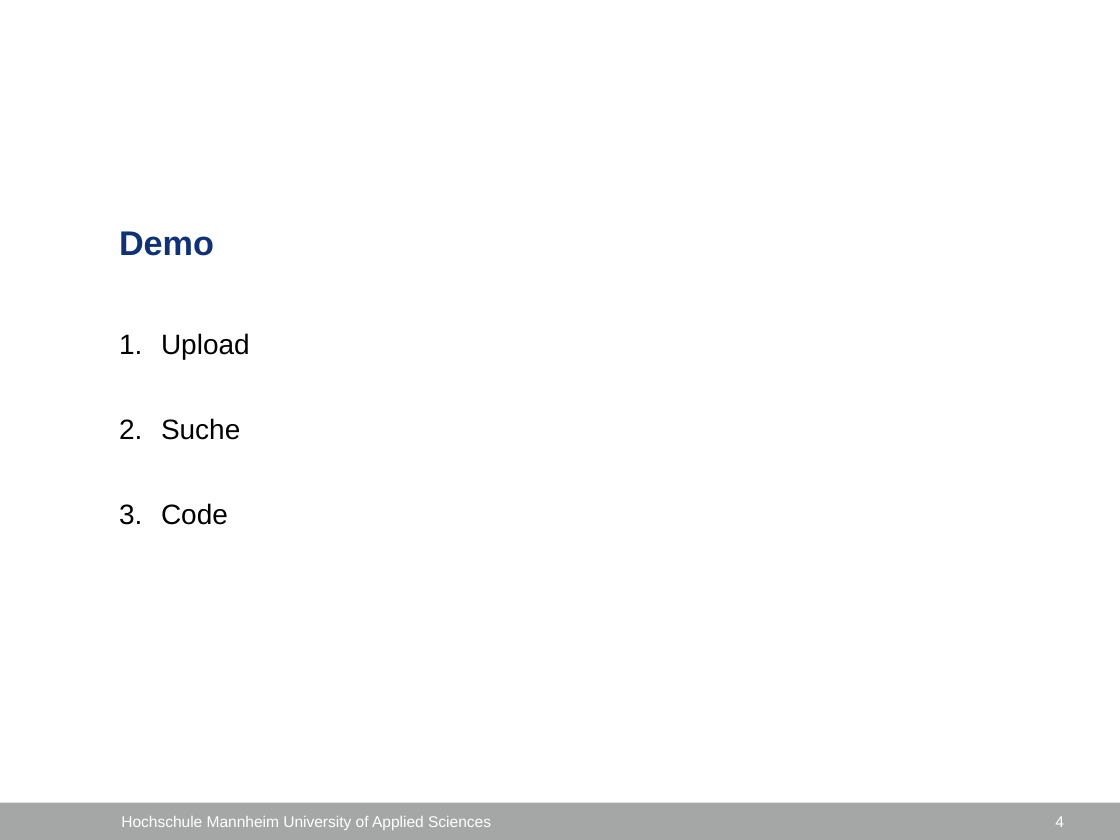
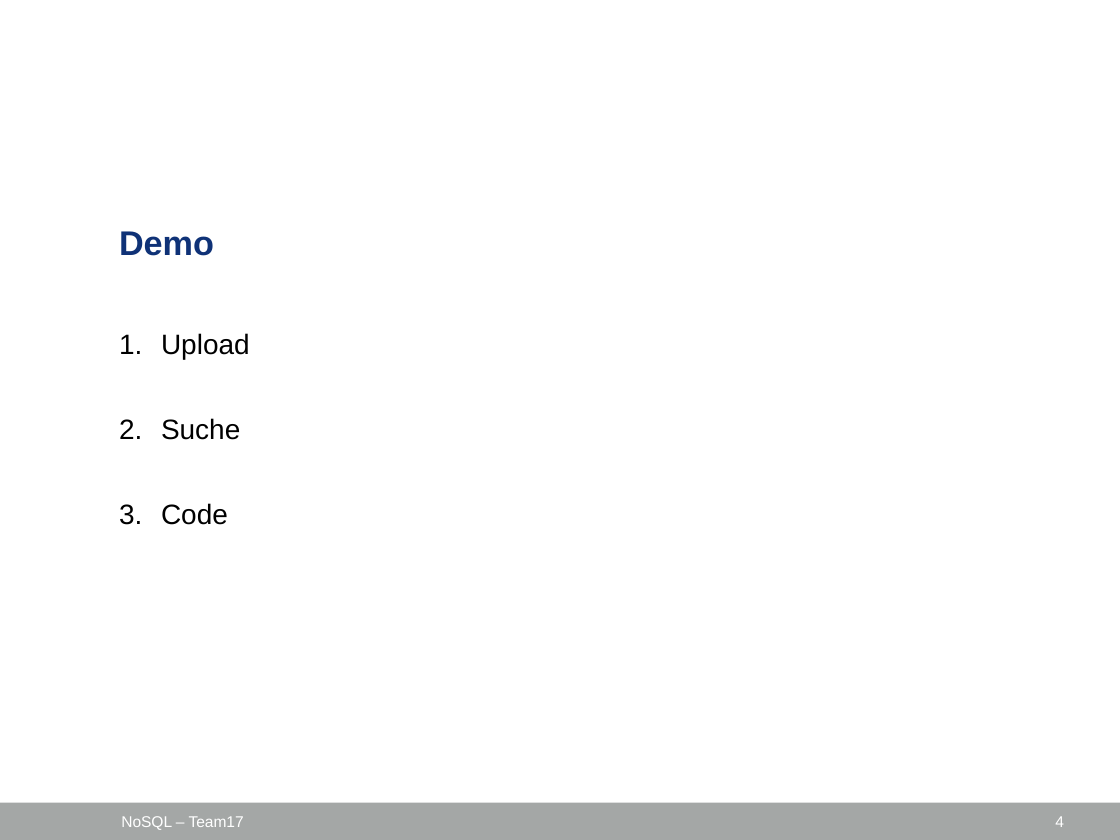
Before and after one commit to taopingping/NoSQL-Team17, a slide deck: slide 4 of Präsentation.pptx. Drawn at 1120x840 pixels with LibreOffice and Linux fonts; fonts in the diff are those of the drawing; background and template pictures are left out. Boxes give left, top, right and bottom in pixels: in the first picture for what was removed or moved away, otherwise in the second. Text is boxed around its words. In the diff, an @@ line names an element or a change of style, - is before the commit and + after.

```diff
--- a/Präsentation.pptx
+++ b/Präsentation.pptx
@@ text at box(121, 816, 244, 830): text changed @@
-Hochschule Mannheim University of Applied Sciences
+NoSQL – Team17
```
Also in this commit, not shown: 3 other slides changed, 1 slide added.
